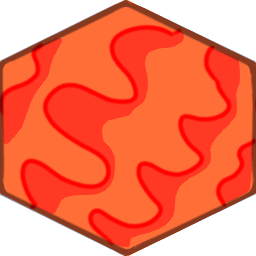
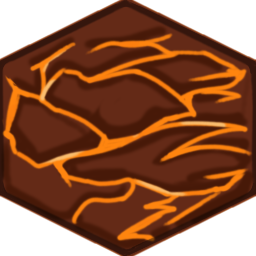
Revision of a layered 256px x 256px image; what changed, layer by layer:
painted on "Paint Layer 5" (1st of 2, in "Group 6") over [0, 0, 256, 256]
hid "Copy of Paint Layer 2", painted on it over [0, 0, 256, 256]
hid "Paint Layer 8", painted on it over [0, 0, 256, 256]
added group "Group 10" with 2 layers in group "Group 6" over [0, 0, 256, 256]
added layer "Paint Layer 11" (44%) in group "Group 10" over [0, 0, 256, 256]
added group "Group 15" with 4 layers in group "Group 6" over [0, 0, 256, 256]
added layer "Paint Layer 16" in group "Group 15" over [0, 0, 256, 256]
added layer "Paint Layer 14" (57%) in group "Group 15" over [0, 0, 256, 256]
added layer "Paint Layer 13" in group "Group 15" over [0, 0, 256, 256]
added layer "Paint Layer 17" in group "Group 6" over [0, 0, 256, 256]
added layer "Copy of Paint Layer 4" in group "Group 6" over [0, 0, 256, 256]
painted on "Paint Layer 4" over [0, 0, 256, 256]
